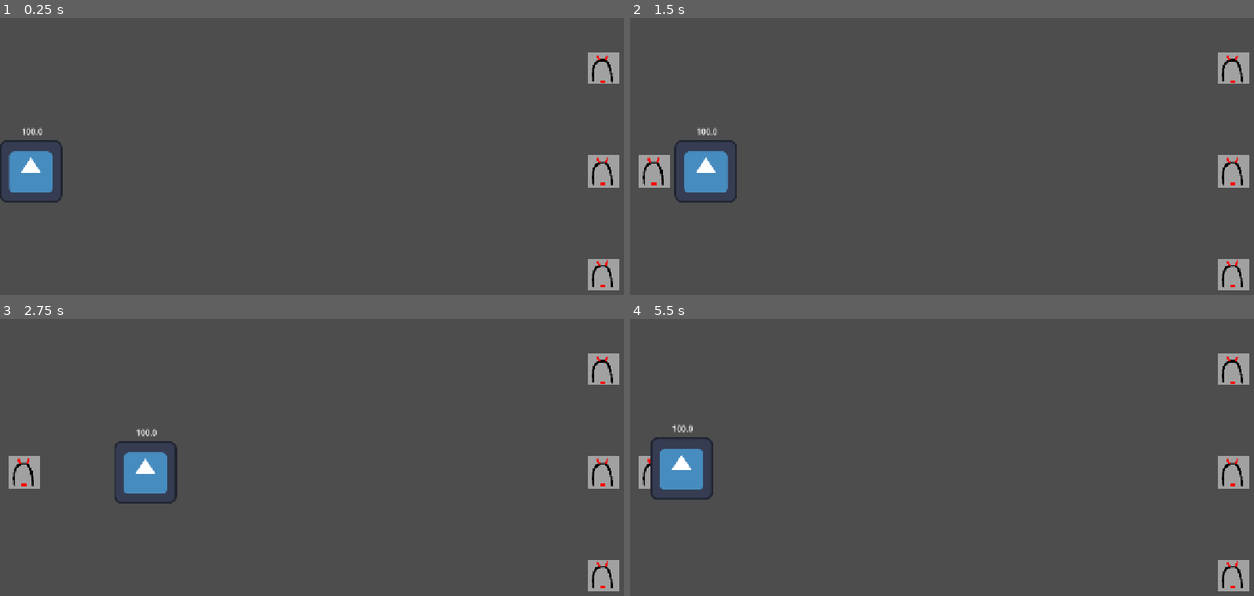
Above: before the commit, frames 1-4 (two rows, left to right).
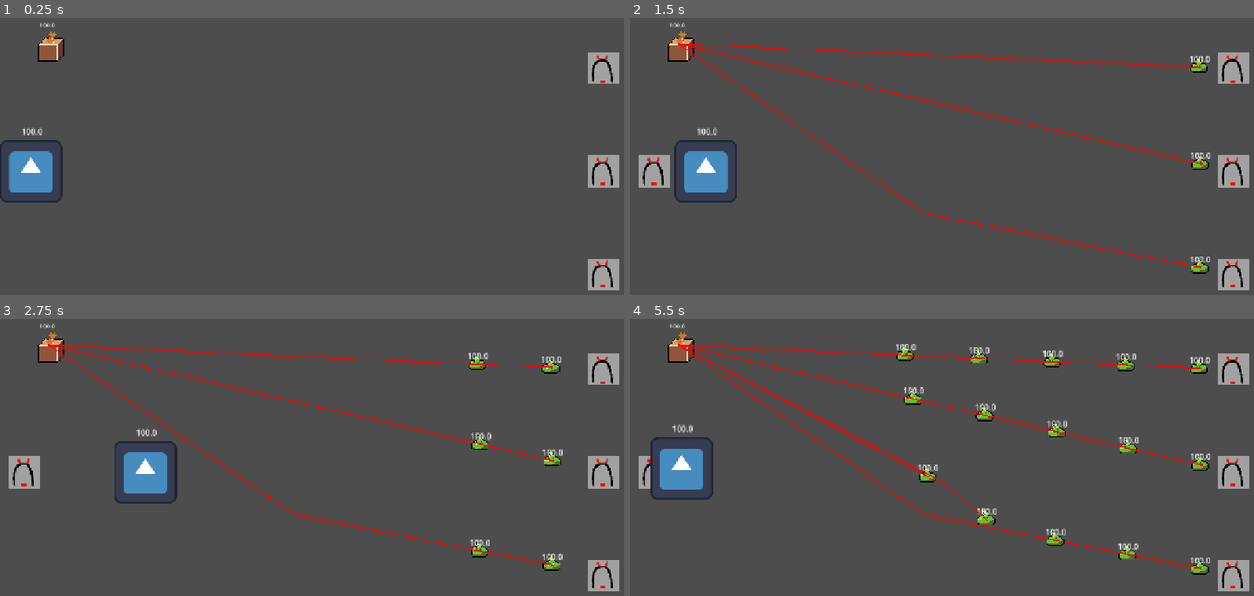
Above: after the commit, the same moments.

Repository: LukasReil/dungeon-ag
Game: Godot game, scene res://dungeonScene.tscn
Same seed, same stepped clock (60 frames per second), same inputs: the game is played once before the commit and once after it. The engine's default icon, where the game draws it, is replaced by a stand-in: a white triangle on a blue panel in a dark square.
Inputs:
- Up to frame 1 (0.25 s): no input
- Up to frame 2 (1.5 s): tap Enter at 0.5 s; hold Right (Rechts) 0.53-1.28 s; tap W (Hoch) at 0.6 s; hold A (Links) from 1.28 s (still down); tap S (Runter) at 1.35 s
- Up to frame 3 (2.75 s): release A (Links) at 2.03 s; hold Right (Rechts) from 2.03 s (still down); hold Shift (Sprint-key) from 2.03 s (still down)
- Up to frame 4 (5.5 s): release Shift (Sprint-key) at 2.78 s; tap one key every 0.75 s from 2.85 s: W (Hoch) S (Runter) Shift (Sprint-key) W (Hoch); release Right (Rechts) at 3.53 s; hold A (Links) from 3.53 s (still down)

The runs differ from the first frame. In frame 1, 0.4% of the frame differs, in the area x 6-11%, y 1-16%; in frame 2, 1.9%; in frame 3, 2.3%; in frame 4, 3.8%, in the area x 6-93%, y 1-93%.

Commit message:
Made Towers and Enemies damage each other

Diff:
--- a/Scrips/baseprojektil.gd
+++ b/Scrips/baseprojektil.gd
@@ -1,5 +1,5 @@
 extends Node2D
 class_name BaseProjektil
 
-var damage : float
-var pierce : float
+@export var damage : float
+@export var pierce : float
--- a/Scrips/feind.gd
+++ b/Scrips/feind.gd
@@ -3,6 +3,12 @@
 
 @onready var nav2d: NavigationAgent2D = $NavigationAgent2D
 @onready var sprite_2d: Sprite2D = $Sprite2D
+@onready var health_label: Label = $Label
+@onready var attackRangeC2D: CollisionShape2D = $"Attack range/CollisionShape2D"
+
+@onready var attack_timer: Timer = $AttackTimer
+@onready var attack_persistance_timer: Timer = $AttackPersistanceTimer
+
 
 enum States {idle,moving,attacking}
 var ziel : Vector2 = Vector2.INF
@@ -46,6 +52,9 @@
 	else:
 		state = States.idle
 
+	health_label.set_text(str(Leben))
+
+
 
 func _physics_process(delta: float) -> void:
 
@@ -76,3 +85,26 @@
 
 
 	#pass # Replace with function body.
+
+
+func _on_hitbox_area_shape_entered(area_rid: RID, area: Area2D, area_shape_index: int, local_shape_index: int) -> void:
+	var proj = area as Node2D as BaseProjektil
+	if proj == null:
+		return
+
+	Leben -= proj.damage
+
+	if Leben <= 0:
+		queue_free()
+
+
+func _on_attack_timer_timeout() -> void:
+	attackRangeC2D.disabled = false
+	attack_persistance_timer.start()
+
+
+
+
+func _on_attack_persistance_timer_timeout() -> void:
+	attackRangeC2D.disabled = true
+	attack_timer.start()
--- a/Szenen/feind.tscn
+++ b/Szenen/feind.tscn
@@ -2,6 +2,7 @@
 
 [ext_resource type="Script" uid="uid://bpbulxgx0ha6h" path="res://Scrips/feind.gd" id="1_pytia"]
 [ext_resource type="Texture2D" uid="uid://cly5qwvrek0il" path="res://Asset/Sprite-0001.png" id="2_drgsf"]
+[ext_resource type="Script" uid="uid://c01jc876s8dah" path="res://Scrips/baseprojektil.gd" id="3_drgsf"]
 
 [sub_resource type="CircleShape2D" id="CircleShape2D_6e5gl"]
 radius = 56.568542
@@ -24,11 +25,14 @@
 texture = ExtResource("2_drgsf")
 
 [node name="Attack range" type="Area2D" parent="." unique_id=215858745]
-collision_layer = 0
-collision_mask = 32
+collision_layer = 64
+collision_mask = 0
+script = ExtResource("3_drgsf")
+damage = 10.0
 
 [node name="CollisionShape2D" type="CollisionShape2D" parent="Attack range" unique_id=441184566]
 shape = SubResource("CircleShape2D_6e5gl")
+disabled = true
 debug_color = Color(0.99627215, 0.4165959, 0.45443374, 0.41960785)
 
 [node name="NavigationAgent2D" type="NavigationAgent2D" parent="." unique_id=1574829332]
@@ -49,4 +53,24 @@
 shape = SubResource("CapsuleShape2D_aske4")
 debug_color = Color(0, 0.44401067, 0.05828131, 0.41960785)
 
+[node name="Label" type="Label" parent="." unique_id=1396960690]
+offset_left = -20.0
+offset_top = -28.0
+offset_right = 20.0
+offset_bottom = -5.0
+horizontal_alignment = 1
+
+[node name="AttackTimer" type="Timer" parent="." unique_id=595022129]
+wait_time = 0.9
+one_shot = true
+autostart = true
+
+[node name="AttackPersistanceTimer" type="Timer" parent="." unique_id=1678097185]
+wait_time = 0.1
+one_shot = true
+
 [connection signal="area_shape_entered" from="Attack range" to="." method="_on_area_2d_area_shape_entered"]
+[connection signal="area_shape_entered" from="Hitbox" to="." method="_on_hitbox_area_shape_entered"]
+[connection signal="body_entered" from="Hitbox" to="." method="_on_hitbox_body_entered"]
+[connection signal="timeout" from="AttackTimer" to="." method="_on_attack_timer_timeout"]
+[connection signal="timeout" from="AttackPersistanceTimer" to="." method="_on_attack_persistance_timer_timeout"]
--- a/Szenen/tower.tscn
+++ b/Szenen/tower.tscn
@@ -2,6 +2,7 @@
 
 [ext_resource type="Script" uid="uid://bxdwdhqij4hpi" path="res://Tower.gd" id="1_16bow"]
 [ext_resource type="Texture2D" uid="uid://bg0ptsnv4fta0" path="res://Asset/Sprite-0002.png" id="2_2pis0"]
+[ext_resource type="Script" uid="uid://c01jc876s8dah" path="res://Scrips/baseprojektil.gd" id="3_2pis0"]
 
 [sub_resource type="RectangleShape2D" id="RectangleShape2D_aske4"]
 size = Vector2(52, 48)
@@ -28,6 +29,10 @@
 texture = ExtResource("2_2pis0")
 
 [node name="Kampfreichweite" type="Area2D" parent="." unique_id=947794808]
+collision_layer = 16
+collision_mask = 0
+script = ExtResource("3_2pis0")
+damage = 100.0
 
 [node name="CollisionShape2D" type="CollisionShape2D" parent="Kampfreichweite" unique_id=1948845947]
 shape = SubResource("CircleShape2D_aske4")
@@ -40,14 +45,12 @@
 offset_bottom = -41.0
 label_settings = SubResource("LabelSettings_aske4")
 
-[node name="Camera2D" type="Camera2D" parent="." unique_id=801184198]
-
 [node name="Startzeit" type="Timer" parent="." unique_id=1373901429]
 wait_time = 5.0
 one_shot = true
 
 [node name="dauer" type="Timer" parent="." unique_id=249070526]
-wait_time = 0.5
+wait_time = 0.1
 one_shot = true
 
 [node name="Hitbox" type="Area2D" parent="." unique_id=264051277]
@@ -60,4 +63,5 @@
 
 [connection signal="timeout" from="Startzeit" to="." method="auszeit"]
 [connection signal="timeout" from="dauer" to="." method="dauer"]
+[connection signal="area_shape_exited" from="Hitbox" to="." method="_on_hitbox_area_shape_exited"]
 [connection signal="body_entered" from="Hitbox" to="." method="_feindaua"]
--- a/Tower.gd
+++ b/Tower.gd
@@ -28,8 +28,8 @@
 	c2d.disabled = true
 
 
-func _feindaua(body: Node2D) -> void:
-	var prj = body as BaseProjektil
+func _on_hitbox_area_shape_exited(area_rid: RID, area: Area2D, area_shape_index: int, local_shape_index: int) -> void:
+	var prj = area as Node2D as BaseProjektil
 	if prj != null:
 		Leben -= prj.damage
 	pass
--- a/level/roomElements/roomScene.tscn
+++ b/level/roomElements/roomScene.tscn
@@ -7,6 +7,7 @@
 [ext_resource type="Texture2D" uid="uid://cy6qumqsdgqft" path="res://level/roomElements/enemy/enemy_spawner_texture_placeholder.png" id="3_c55gg"]
 [ext_resource type="Script" uid="uid://82wgl0kxonso" path="res://level/roomElements/wave_manager.gd" id="6_ngm4v"]
 [ext_resource type="PackedScene" uid="uid://dc1xy2sdl3e1m" path="res://Szenen/feind.tscn" id="7_0pw13"]
+[ext_resource type="PackedScene" uid="uid://r32w6kpyiojw" path="res://Szenen/tower.tscn" id="8_6iyi3"]
 
 [sub_resource type="WorldBoundaryShape2D" id="WorldBoundaryShape2D_wrlb0"]
 
@@ -66,7 +67,7 @@
 POSSIBLE_ENEMIES = Array[PackedScene]([ExtResource("7_0pw13")])
 
 [node name="WaveStartTimer" type="Timer" parent="WaveManager" unique_id=395009508]
-wait_time = 5.0
+wait_time = 0.004
 one_shot = true
 autostart = true
 
@@ -80,4 +81,7 @@
 affect_navigation_mesh = true
 carve_navigation_mesh = true
 
+[node name="Tower" parent="." unique_id=1281357301 instance=ExtResource("8_6iyi3")]
+position = Vector2(100, 116)
+
 [connection signal="timeout" from="WaveManager/WaveStartTimer" to="WaveManager" method="_on_wave_start_timer_timeout"]
